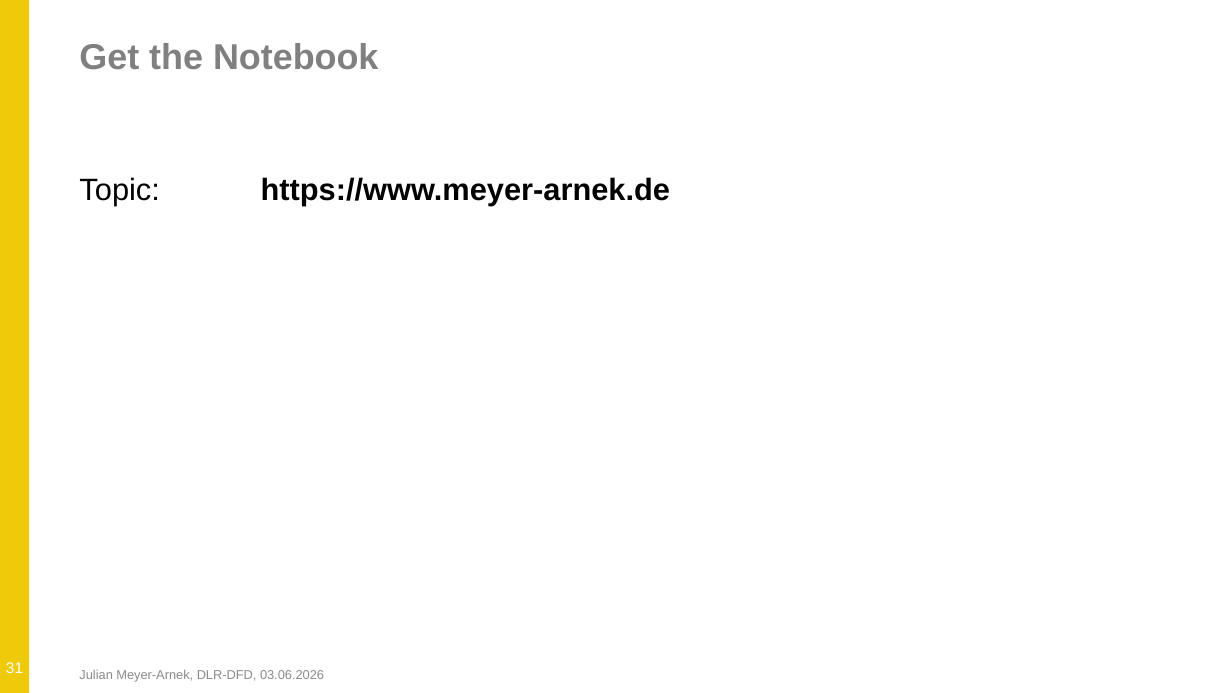
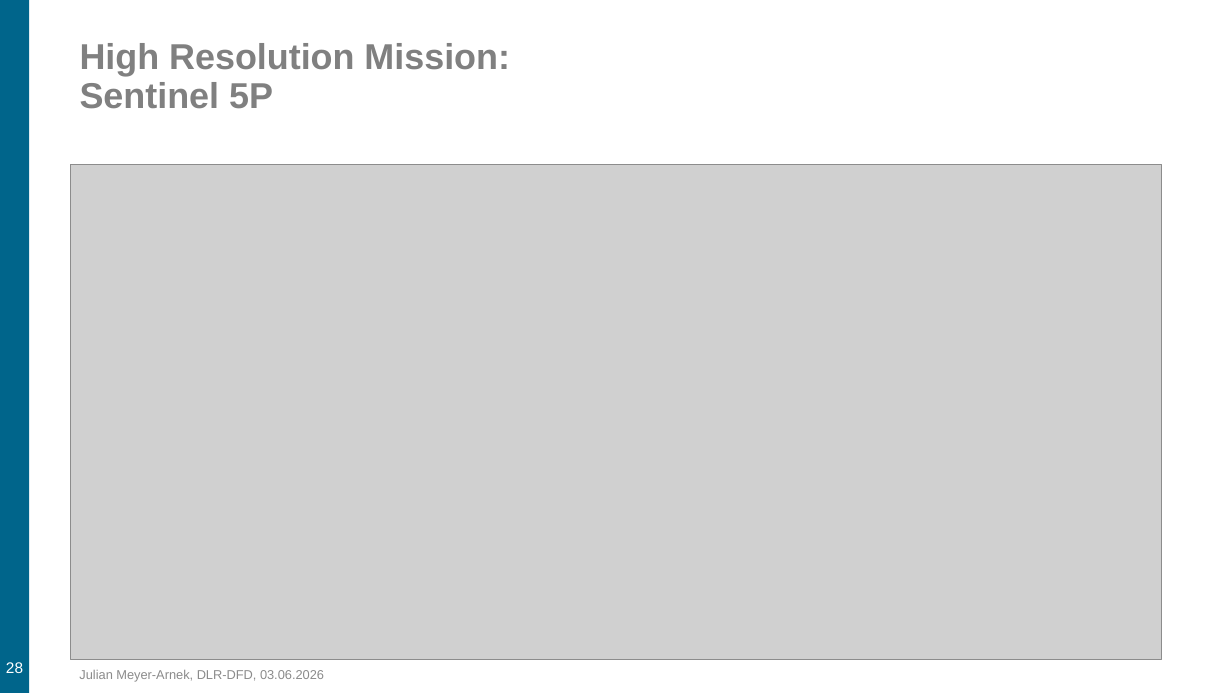
Before and after one commit to julianmeyerarnek/FireWeek, a slide deck: slide 28 of ACSAF_DataDiscoveryAccessAnalysis_MetopGOME2.odp (slide 31 before the commit). Drawn at 1232x693 pixels with LibreOffice and Linux fonts; fonts in the diff are those of the drawing; grey boxes stand for pictures; background and template pictures are left out. Boxes give left, top, right and bottom in pixels: in the first picture for what was removed or moved away, otherwise in the second. Text is boxed around its words. In the diff, an @@ line names an element or a change of style, - is before the commit and + after.

Commit message:
Presentation updated

```diff
--- a/ACSAF_DataDiscoveryAccessAnalysis_MetopGOME2.odp
+++ b/ACSAF_DataDiscoveryAccessAnalysis_MetopGOME2.odp
@@ rectangle at <box>0,0,29,693</box>: fill #EFCA0A to #00658B @@
@@ title at <box>80,43,510,109</box>: text changed @@
-Get the Notebook
+High Resolution Mission:
+Sentinel 5P
@@ picture added at <box>70,165,1162,659</box> @@
@@ text removed at <box>79,177,670,205</box> @@
-Topic: https://www.meyer-arnek.de
@@ page number at <box>6,662,23,673</box>: text changed @@
-31
+28
```
Also in this commit, not shown: 1 other slide changed.
